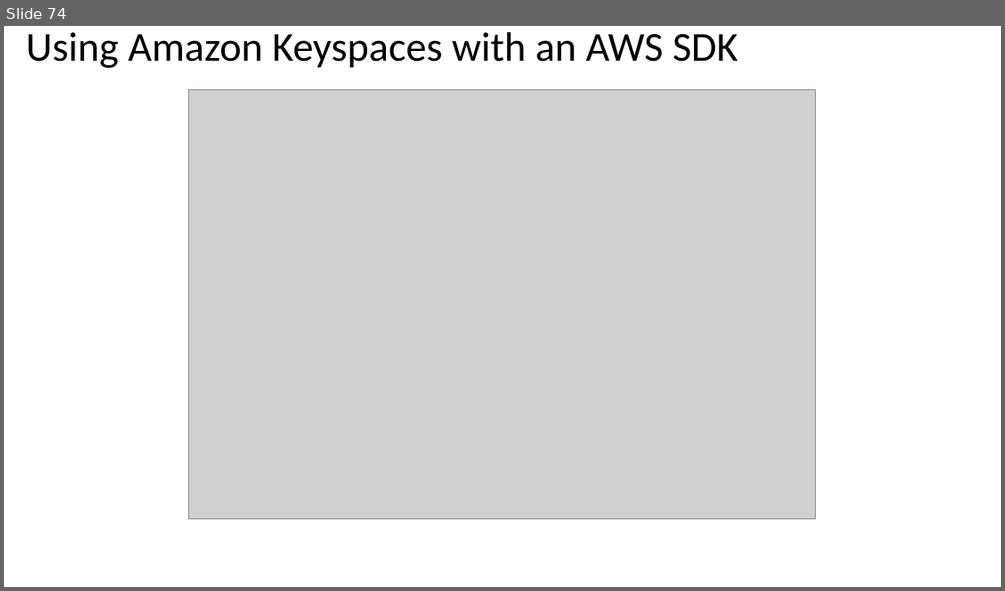
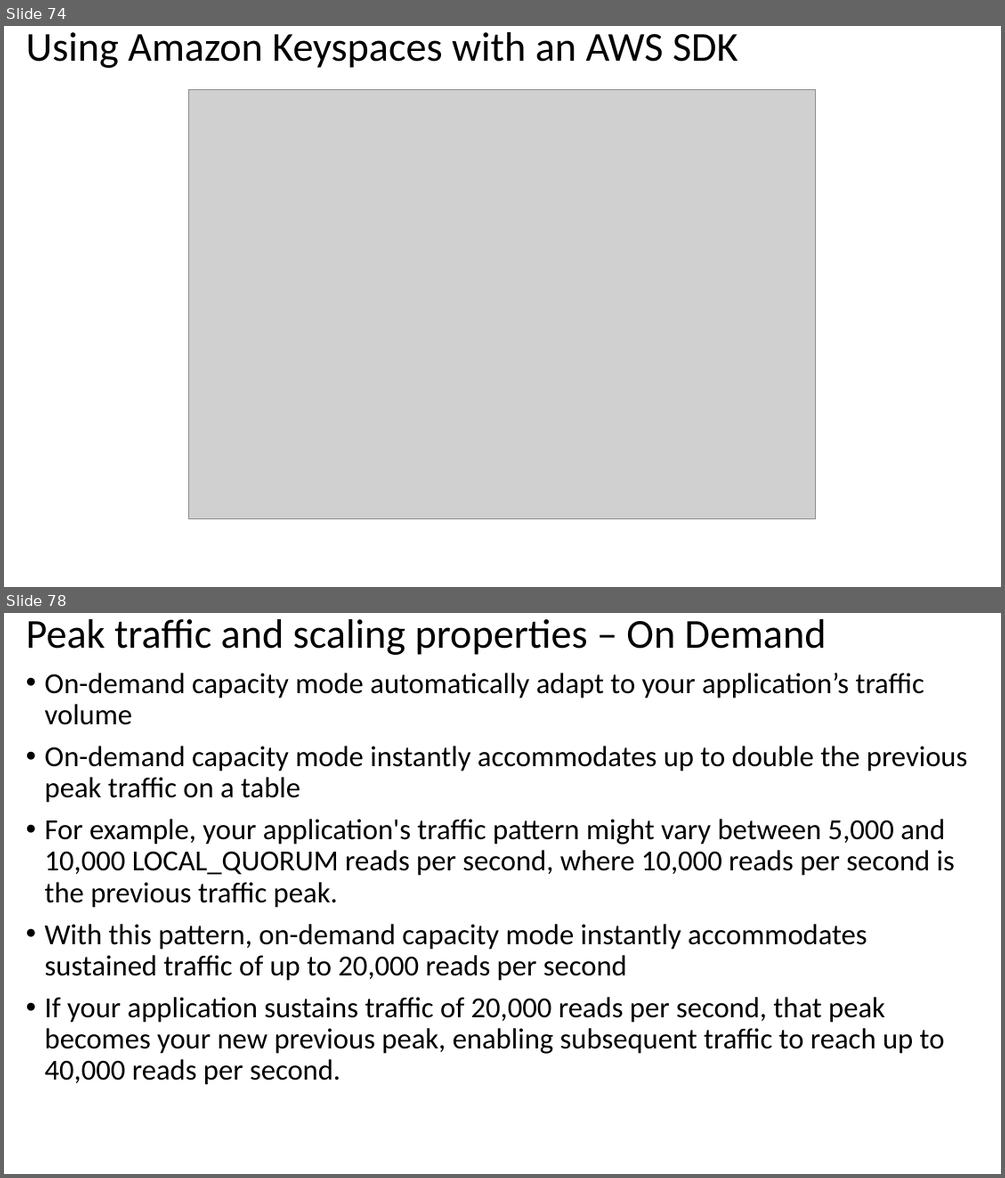
Before and after one commit to atingupta2005/nosql-databases-aws-azure-oct-23, a slide deck: PPTs/3-AWS-Keyspaces.pptx. Shown one above the other, each under a label of ours: slide 74 before the commit, slides 74 and 78 after it; the slides between them are not shown. The pictures are 1005x591 and 1005x1178 pixels, drawn with LibreOffice and Linux fonts; fonts in the diff are those of the drawing; grey boxes stand for pictures. Boxes give left, top, right and bottom in pixels: in the first picture for what was removed or moved away, otherwise in the second. Text is boxed around its words. In the diff, an @@ line names an element or a change of style, - is before the commit and + after.

```diff
--- a/PPTs/3-AWS-Keyspaces.pptx
+++ b/PPTs/3-AWS-Keyspaces.pptx
@@ slide 78 added at (4, 613, 1001, 1174), background #FFFFFF @@
@@ title added at (26, 619, 826, 655), 39.6 pt, text #000000 @@
+Peak traffic and scaling properties – On Demand
@@ text added at (45, 673, 967, 1085), 28 pt, text #000000 @@
+• On-demand capacity mode automatically adapt to your application’s traffic volume
+• On-demand capacity mode instantly accommodates up to double the previous peak traffic on a table
+• For example, your application's traffic pattern might vary between 5,000 and 10,000 LOCAL_QUORUM reads per second, where 10,000 reads per second is the previous traffic peak.
+• With this pattern, on-demand capacity mode instantly accommodates sustained traffic of up to 20,000 reads per second
+• If your application sustains traffic of 20,000 reads per second, that peak becomes your new previous peak, enabling subsequent traffic to reach up to 40,000 reads per second.
```
Also in this commit, not shown: 48 slides changed, 42 other slides added, 3 other files.
